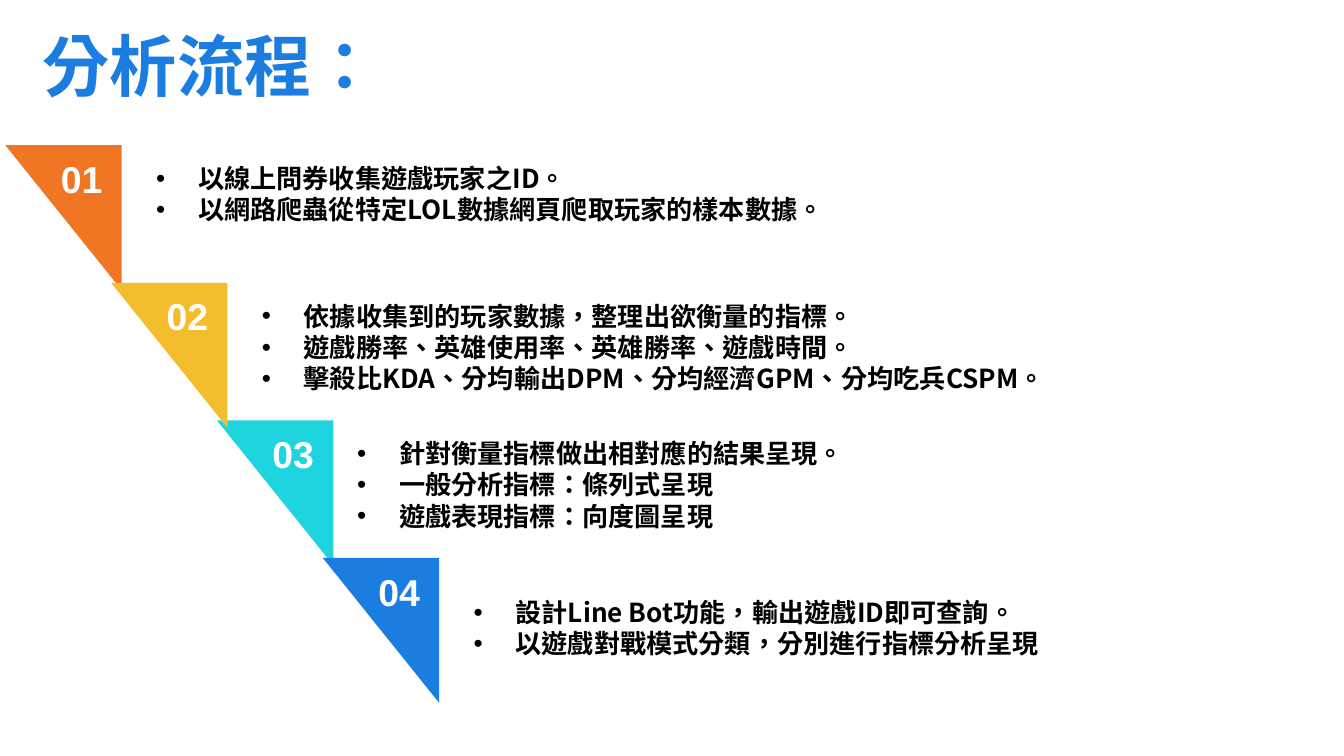
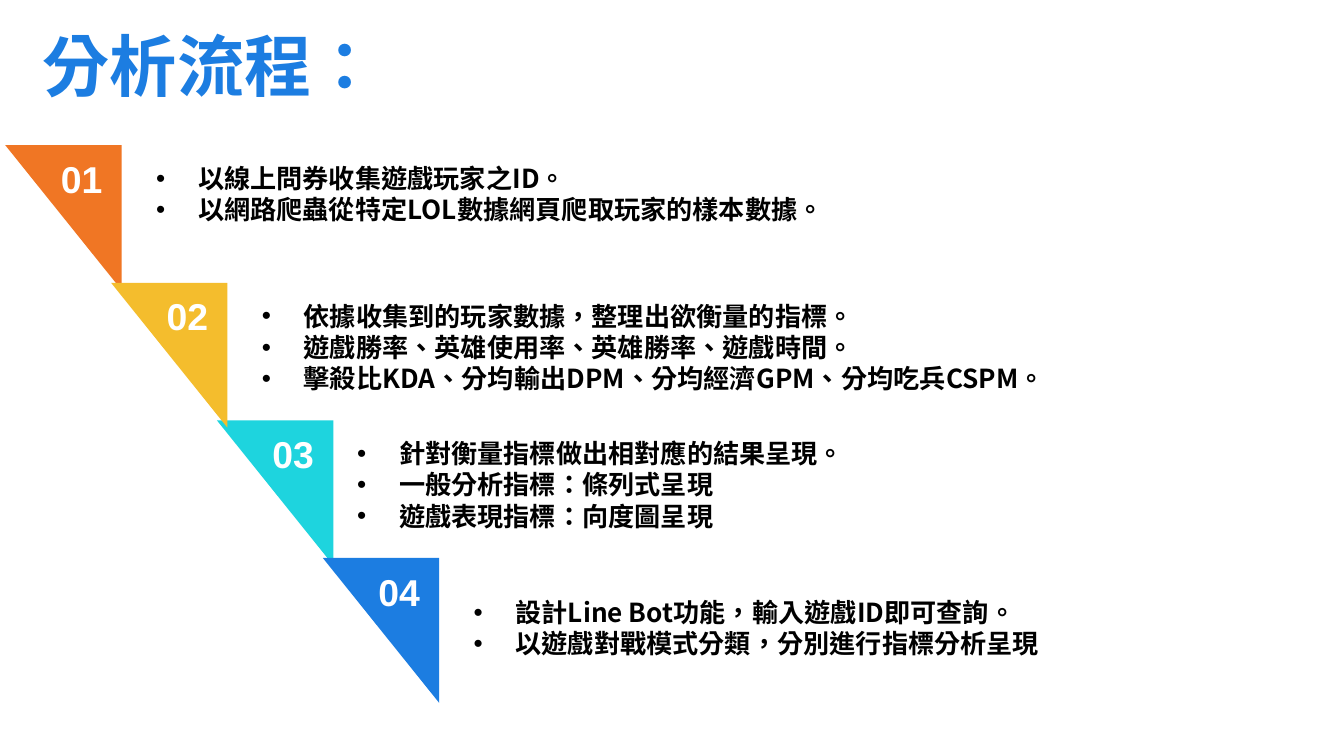
Before and after one commit to ryanlinjui/LoL-helper-linebot, a slide deck: slide 7 of docs/report.pptx. Drawn at 1344x756 pixels with LibreOffice and Linux fonts; fonts in the diff are those of the drawing; background and template pictures are left out. Boxes give left, top, right and bottom in pixels: in the first picture for what was removed or moved away, otherwise in the second. Text is boxed around its words. In the diff, an @@ line names an element or a change of style, - is before the commit and + after.

```diff
--- a/docs/report.pptx
+++ b/docs/report.pptx
@@ text at [516,599,1015,625]: text changed @@
-• 設計Line Bot功能，輸出遊戲ID即可查詢。
+• 設計Line Bot功能，輸入遊戲ID即可查詢。
```
Also in this commit, not shown: 1 other slide changed, 1 slide added, 3 other files.
